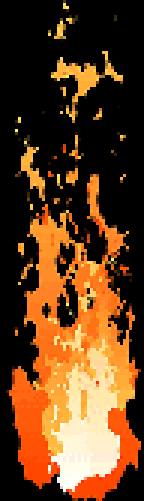
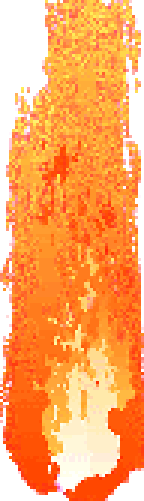
Revision of a layered 144x501 image; what changed, layer by layer:
painted on "Frame 37 (40ms) (combine)" over [3,0,144,501]
painted on "Frame 36 (40ms) (combine)" over [3,0,144,501]
painted on "Frame 35 (40ms) (combine)" over [3,0,144,501]
painted on "Frame 34 (40ms) (combine)" over [3,0,144,501]
painted on "Frame 33 (40ms) (combine)" over [3,0,144,501]
painted on "Frame 21 (40ms) (combine)" over [0,0,144,501]
painted on "Frame 20 (40ms) (combine)" over [0,0,144,501]
painted on "Frame 17 (40ms) (combine)" over [3,0,144,501]
painted on "Frame 16 (40ms) (combine)" over [3,0,144,501]
painted on "Frame 15 (40ms) (combine)" over [3,0,144,501]
painted on "Frame 14 (40ms) (combine)" over [3,0,144,501]
painted on "Frame 13 (40ms) (combine)" over [3,0,144,501]
painted on "Frame 12 (40ms) (combine)" over [0,0,144,501]
painted on "Frame 11 (40ms) (combine)" over [0,0,144,501]
painted on "Frame 10 (40ms) (combine)" over [3,0,144,501]
painted on "Frame 9 (40ms) (combine)" over [0,0,144,501]
painted on "Frame 8 (40ms) (combine)" over [0,3,144,501]
painted on "Frame 7 (40ms) (combine)" over [0,6,144,501]
painted on "Frame 6 (40ms) (combine)" over [0,0,144,501]
painted on "Frame 5 (40ms) (combine)" over [0,0,144,501]
painted on "Frame 4 (40ms) (combine)" over [0,0,144,501]
painted on "Frame 3 (40ms) (combine)" over [0,0,144,501]
painted on "Frame 2 (40ms) (combine)" over [0,0,144,501]
painted on "Background (40ms)" over [0,0,144,501]
…and 22 more changes (22 painted)
